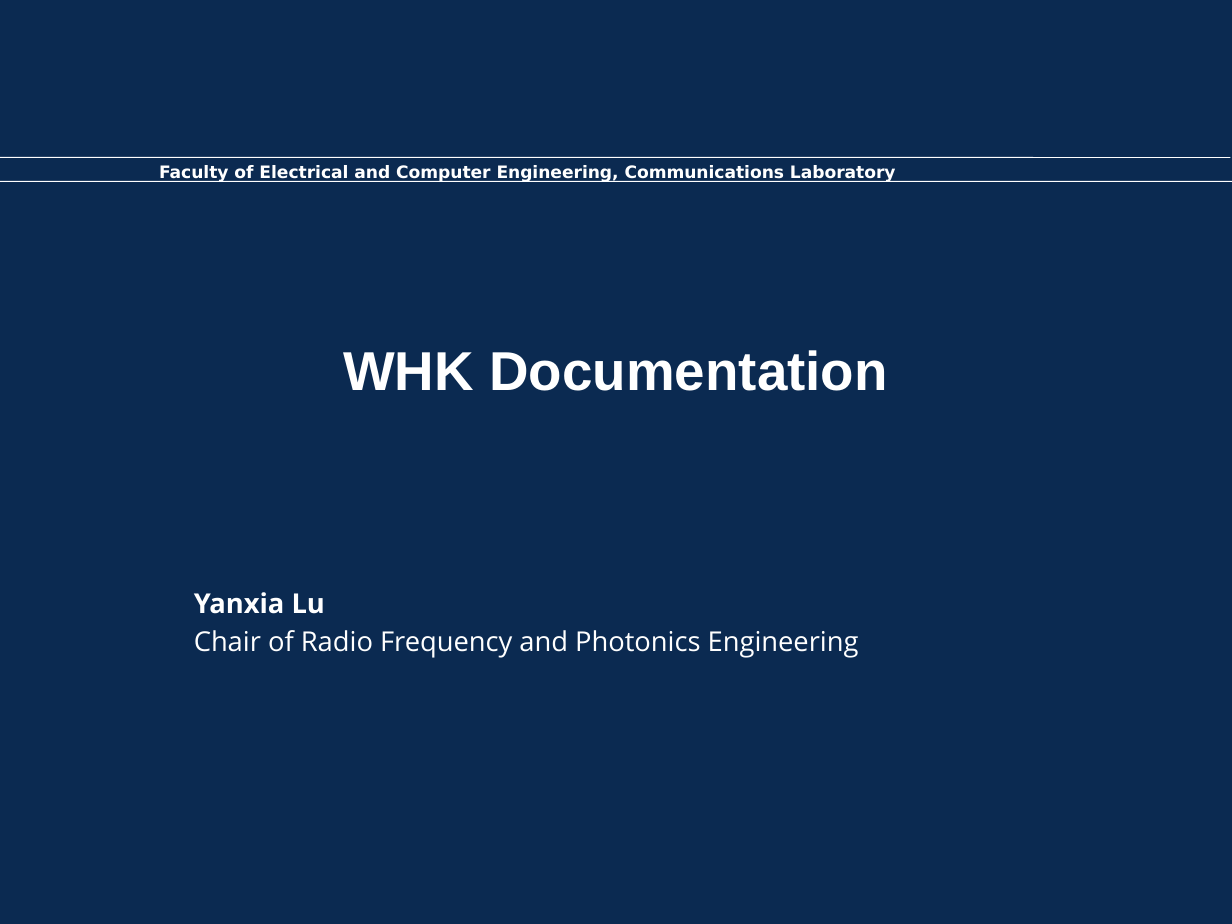
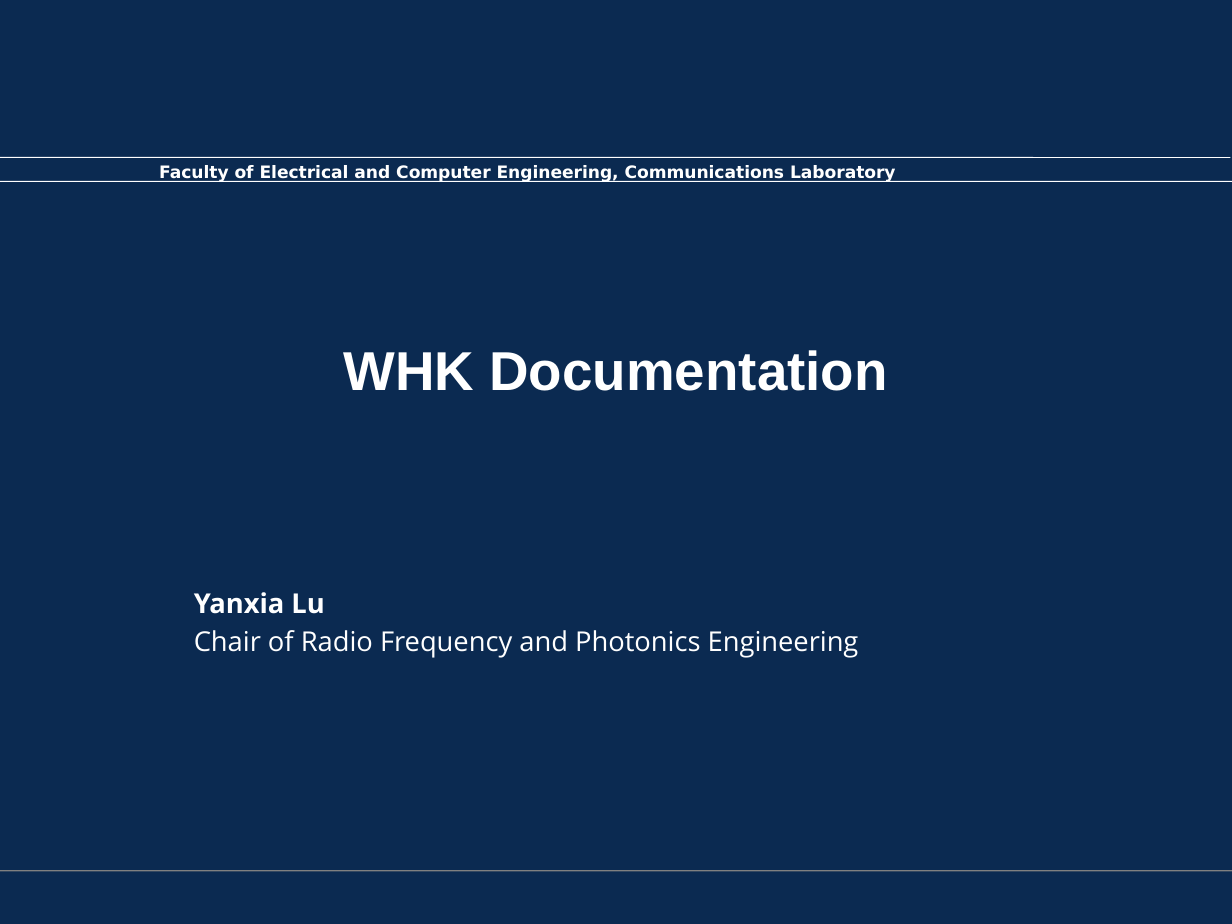
Before and after one commit to AllInCoffee/WHK_workplace, a slide deck: slide 1 of progress.pptx. Drawn at 1232x924 pixels with LibreOffice and Linux fonts; fonts in the diff are those of the drawing; background and template pictures are left out. Boxes give left, top, right and bottom in pixels: in the first picture for what was removed or moved away, otherwise in the second. Text is boxed around its words. In the diff, an @@ line names an element or a change of style, - is before the commit and + after.

```diff
--- a/progress.pptx
+++ b/progress.pptx
@@ line added from (0, 871) to (1232, 871), #808080 0.75 pt @@
```
Also in this commit, not shown: 27 other slides changed, 7 slides added, 1 slide removed.
